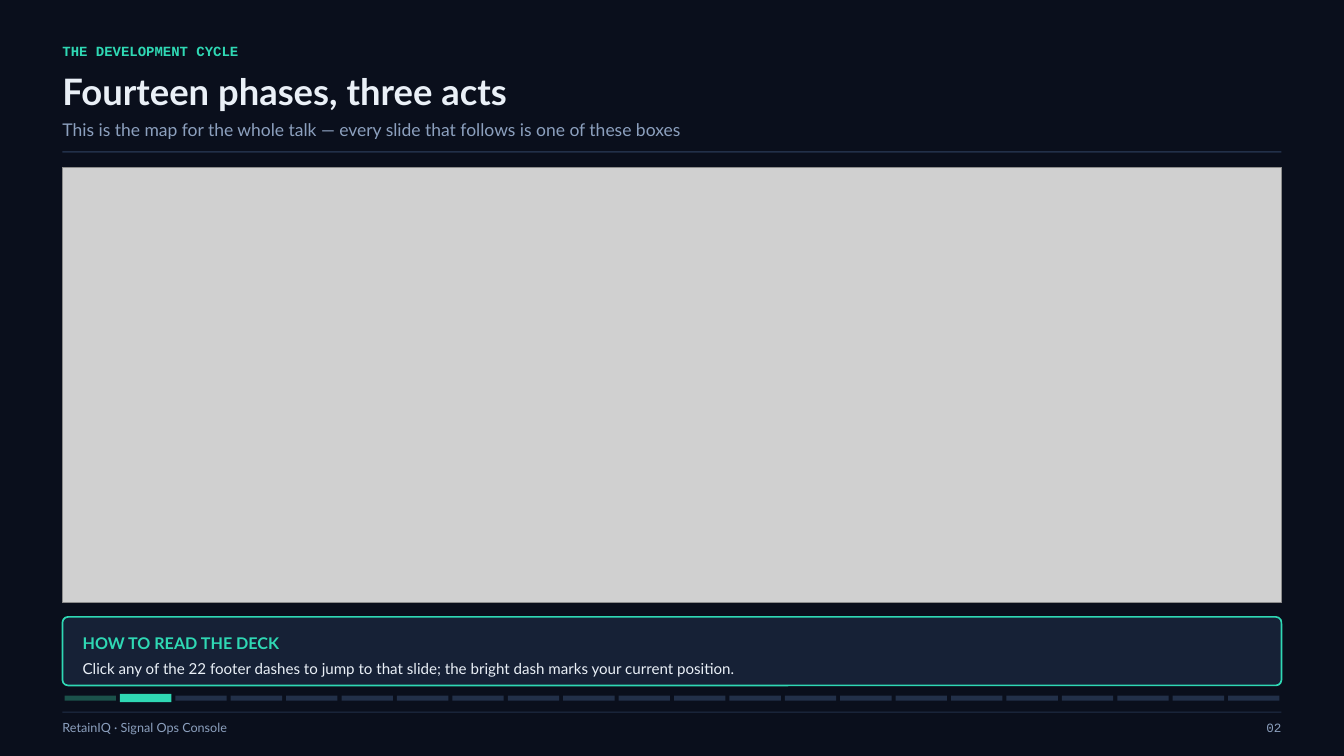
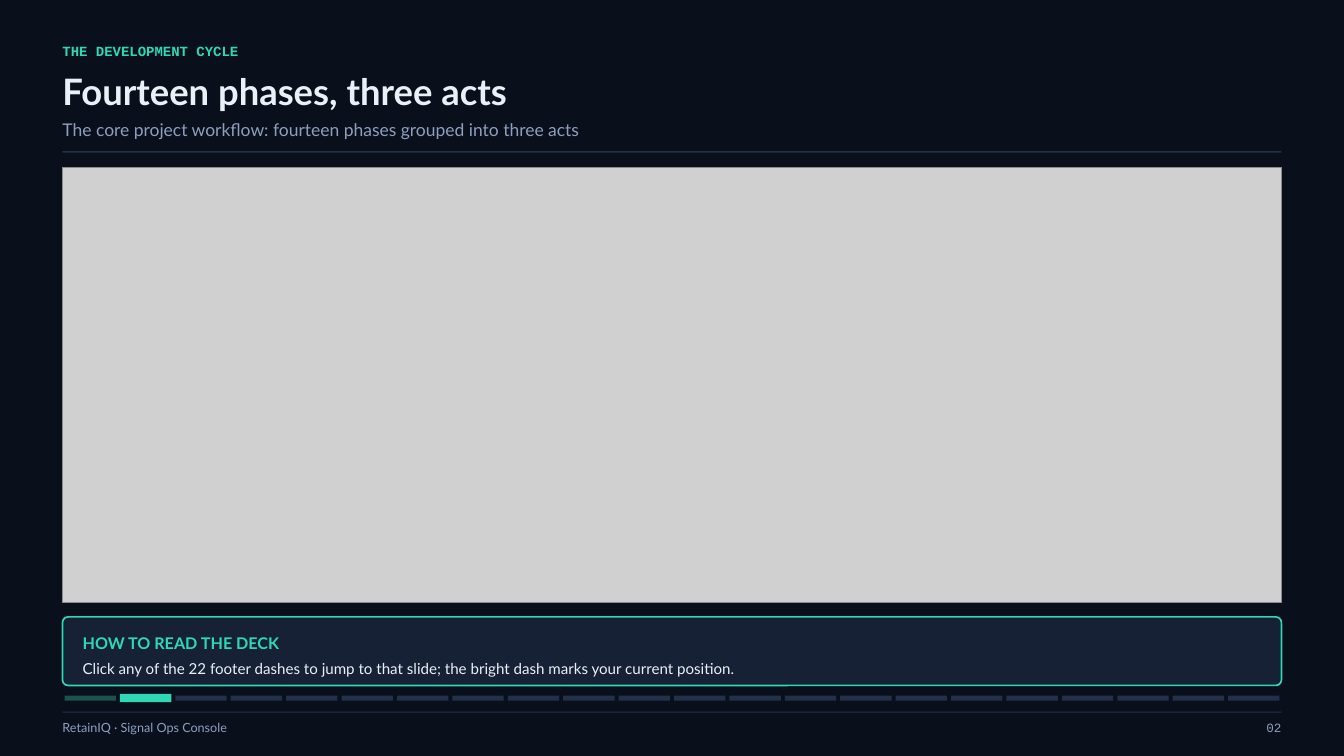
Before and after one commit to Logesh0247/RetainIQ_Signal_Ops_Console, a slide deck: slide 2 of presentation/RetainIQ_Project_Review.pptx. Drawn at 1344x756 pixels with LibreOffice and Linux fonts; fonts in the diff are those of the drawing; grey boxes stand for pictures. Boxes give left, top, right and bottom in pixels: in the first picture for what was removed or moved away, otherwise in the second. Text is boxed around its words. In the diff, an @@ line names an element or a change of style, - is before the commit and + after.

```diff
--- a/presentation/RetainIQ_Project_Review.pptx
+++ b/presentation/RetainIQ_Project_Review.pptx
@@ text at [62,123,579,139]: text changed @@
-This is the map for the whole talk — every slide that follows is one of these boxes
+The core project workflow: fourteen phases grouped into three acts
```
Also in this commit, not shown: 3 other slides changed, 4 other files.
